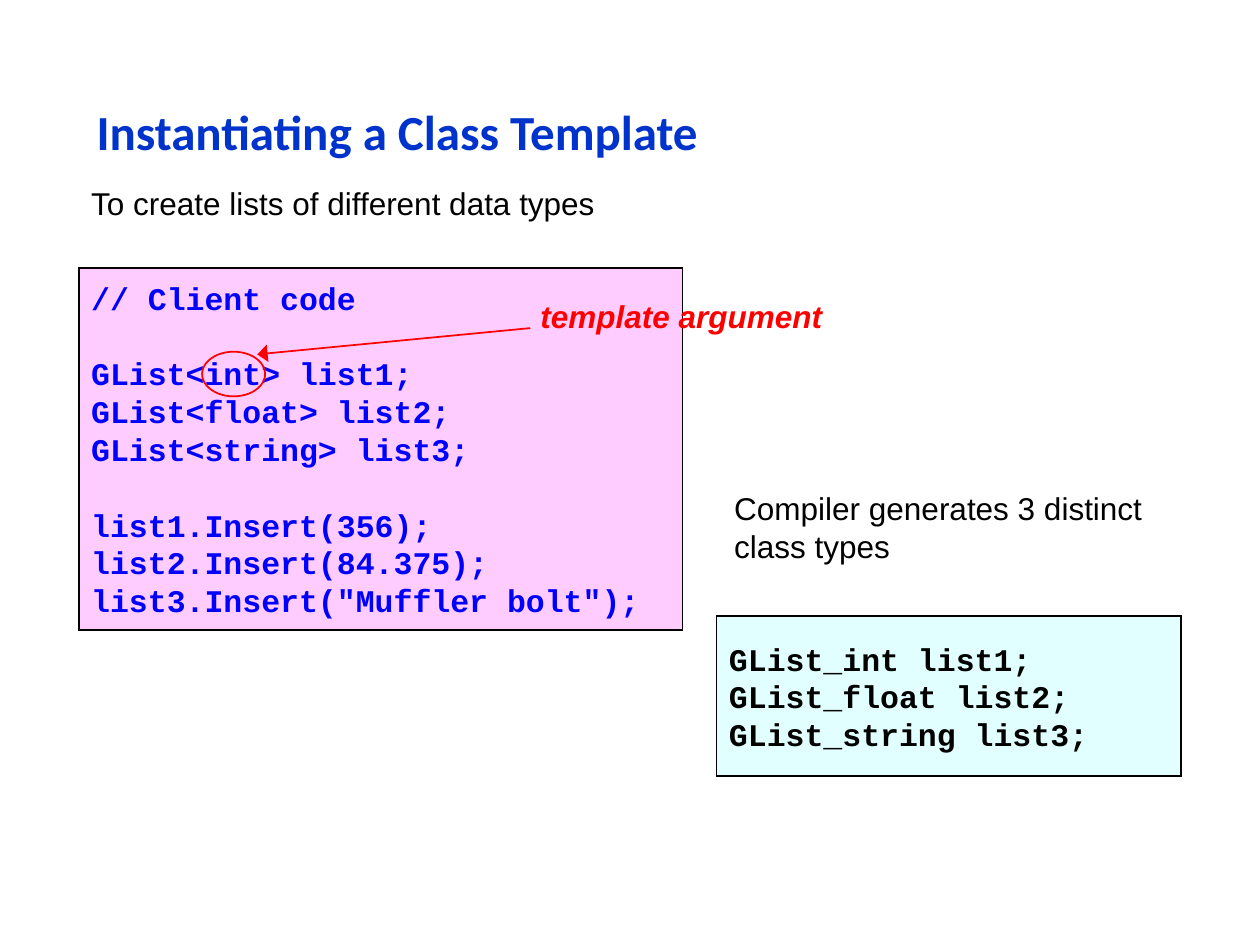
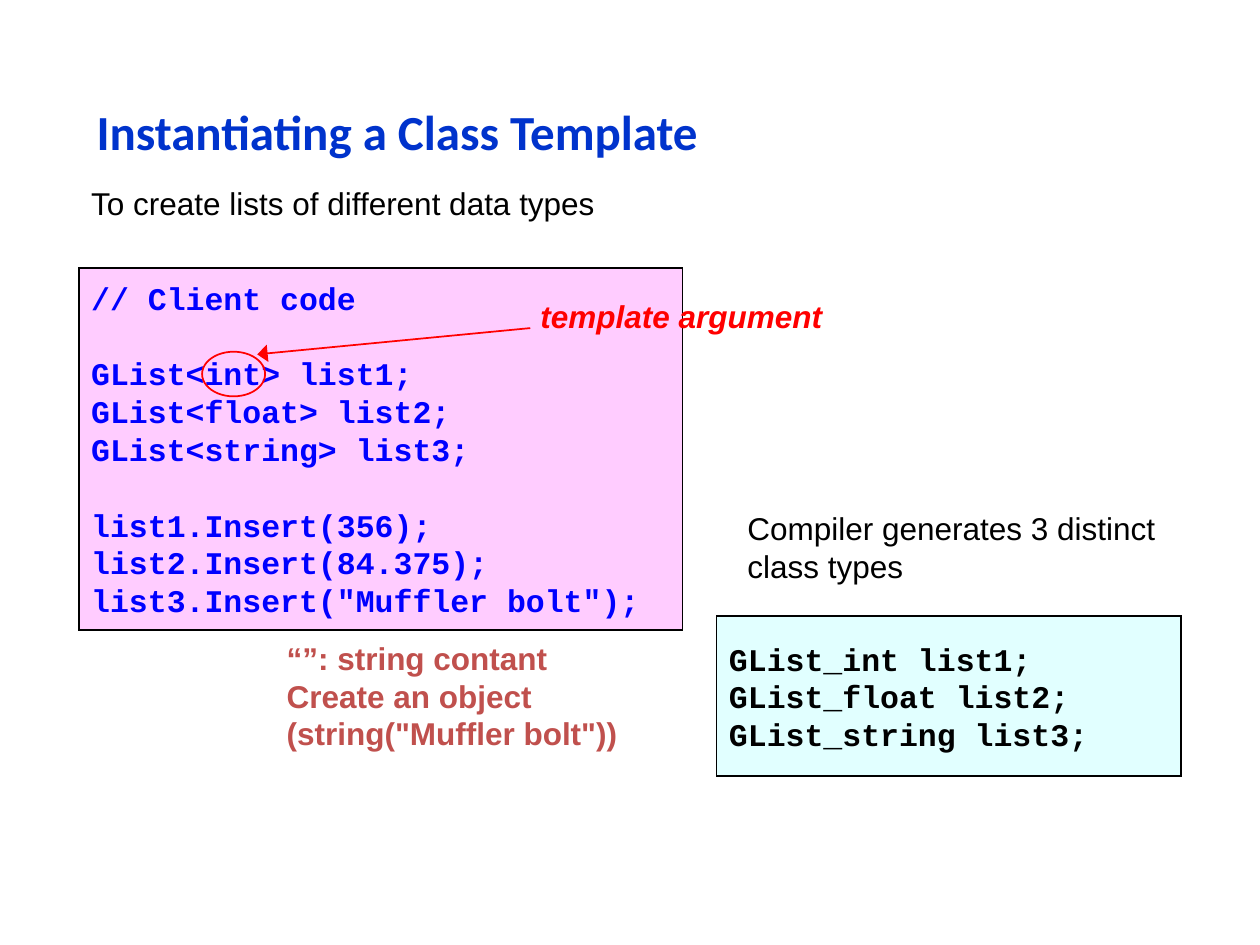
Before and after one commit to gabywang/FRE6883, a slide deck: slide 83 of Slides/Part 2-Financial Applications Using Data Structures, Templates and Design Patterns.pptx. Drawn at 1260x945 pixels with LibreOffice and Linux fonts; fonts in the diff are those of the drawing; background and template pictures are left out. Boxes give left, top, right and bottom in pixels: in the first picture for what was removed or moved away, otherwise in the second. Text is boxed around its words. In the diff, an @@ line names an element or a change of style, - is before the commit and + after.

```diff
--- a/Slides/Part 2-Financial Applications Using Data Structures, Templates and Design Patterns.pptx
+++ b/Slides/Part 2-Financial Applications Using Data Structures, Templates and Design Patterns.pptx
@@ text "Compiler generates 3 distinct class ...": place and size @@
-text "Compiler generates 3 distinct class ..." at (734, 497, 1142, 564)
+text "Compiler generates 3 distinct class ..." at (747, 517, 1155, 584)
@@ text added at (287, 647, 618, 751), 18 pt, text #C0504D, bold @@
+“”: string contant
+Create an object
+(string("Muffler bolt"))
```
Also in this commit, not shown: 57 other slides changed.
